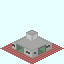
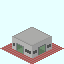
Layer changes from the first 64 × 64 image to the second:
painted on "Base_Plate_1x1.png" over [12, 27, 52, 58]
